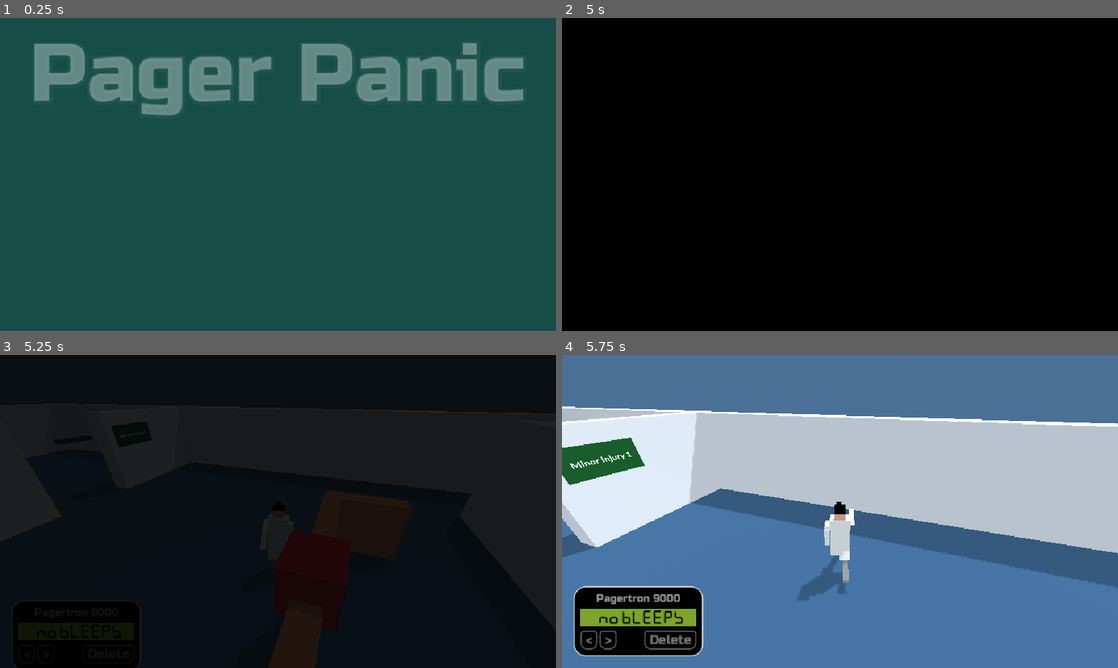
Above: before the commit, frames 1-4 (two rows, left to right).
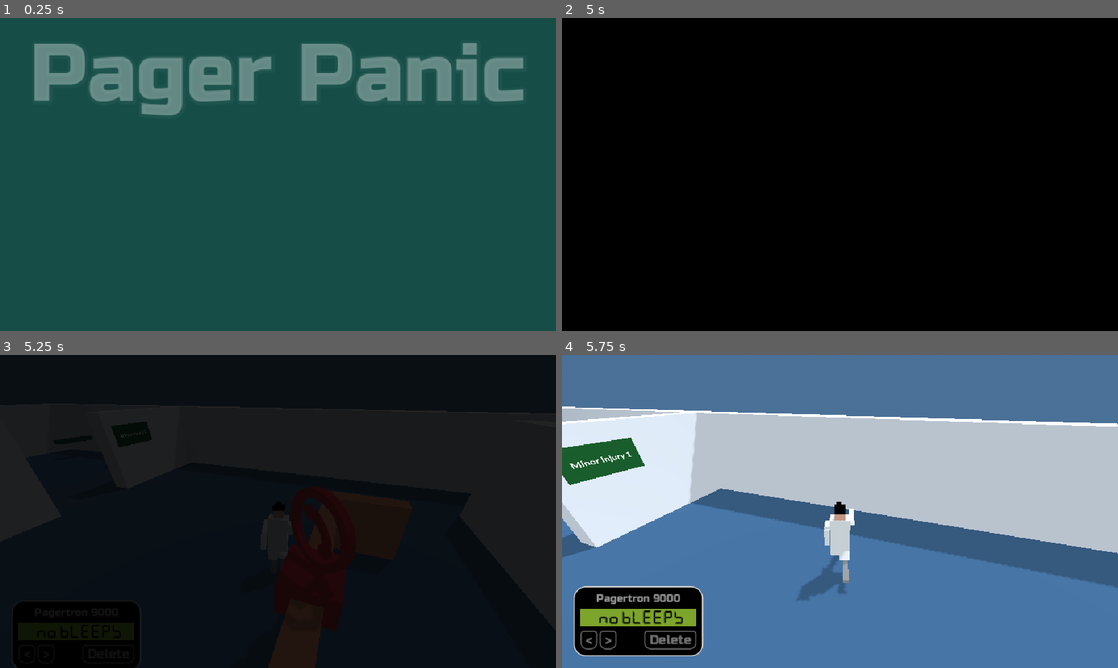
Above: after the commit, the same moments.

Repository: hawkstein/ludum-dare-60-old-tech
Game: Godot game, scene res://screens/main_menu.tscn
Same seed, same stepped clock (60 frames per second), same inputs: the game is played once before the commit and once after it.
Inputs (mouse positions are in pixels of both pictures, inside the frame that each line leads up to):
- Up to frame 1 (0.25 s): no input
- Up to frame 2 (5 s): tap Enter at 0.5 s; move the mouse to (962, 158) at 0.52 s; hold D (Right) 0.53-1.25 s; hold Space (Pager) 0.53-1.25 s; click (962, 158) at 0.67 s; click "Start" at 1.25 s; click "Play game" at 2 s; click "Play game" at 2.75 s; move the mouse to (728, 190) at 3.52 s; hold S (Down) 3.53-4.28 s; tap Space (Pager) at 3.6 s; move the mouse to (895, 105) at 4.27 s; hold D (Right) from 4.28 s (still down); hold Space (Pager) from 4.28 s (still down)
- Up to frame 3 (5.25 s): move the mouse to (272, 517) at 5.02 s; release D (Right) at 5.03 s; release Space (Pager) at 5.03 s; hold W (Up) from 5.03 s (still down); tap Space (Pager) at 5.1 s
- Up to frame 4 (5.75 s): keep holding W (Up)

Frames 1-2 are identical in both runs. In frame 3, 0.2% of the frame differs, in the area x 49-63%, y 41-74%; in frame 4, nothing differs.

Commit message:
add spinning phone mesh

Diff:
--- a/entities/phone.tscn
+++ b/entities/phone.tscn
@@ -1,12 +1,13 @@
 [gd_scene format=3 uid="uid://dggvfey44w4bn"]
 
 [ext_resource type="Script" uid="uid://dgmnj8e0lhs8f" path="res://entities/player_zone.gd" id="1_t5kw1"]
+[ext_resource type="Script" uid="uid://j2e64p4olet0" path="res://entities/phone_node.gd" id="2_lmsgd"]
 
 [sub_resource type="CylinderShape3D" id="CylinderShape3D_cd33c"]
 radius = 1.0
 
 [sub_resource type="BoxMesh" id="BoxMesh_cd33c"]
-size = Vector3(0.8, 0.8, 0.8)
+size = Vector3(0.8, 0.5280029, 0.8)
 
 [sub_resource type="StandardMaterial3D" id="StandardMaterial3D_jsgin"]
 albedo_color = Color(0.92941177, 0.23529412, 0.28235295, 1)
@@ -19,6 +20,26 @@
 shape = SubResource("CylinderShape3D_cd33c")
 
 [node name="MeshInstance3D" type="MeshInstance3D" parent="." unique_id=739552479]
-transform = Transform3D(1, 0, 0, 0, 1, 0, 0, 0, 1, 0, 0.5, 0)
+transform = Transform3D(1, 0, 0, 0, 1, 0, 0, 0, 1, 0, 0.36400148, 0)
 mesh = SubResource("BoxMesh_cd33c")
 surface_material_override/0 = SubResource("StandardMaterial3D_jsgin")
+
+[node name="PhoneNode" type="Node3D" parent="." unique_id=1953788118]
+transform = Transform3D(1, 0, 0, 0, 1, 0, 0, 0, 1, 0, 1.2434037, 0)
+script = ExtResource("2_lmsgd")
+
+[node name="CSGCombiner3D" type="CSGCombiner3D" parent="PhoneNode" unique_id=1748116632]
+
+[node name="CSGPolygon3D" type="CSGPolygon3D" parent="PhoneNode/CSGCombiner3D" unique_id=1210120026]
+transform = Transform3D(-4.371139e-08, -1, 0, 1, -4.371139e-08, 0, 0, 0, 1, 0, 0, 0)
+polygon = PackedVector2Array(0.4, -0.05, 0.5, -0.05, 0.5, 0.05, 0.4, 0.05)
+mode = 1
+spin_degrees = 360.0
+spin_sides = 32
+material = SubResource("StandardMaterial3D_jsgin")
+
+[node name="CSGPolygon3D2" type="CSGPolygon3D" parent="PhoneNode/CSGCombiner3D" unique_id=252757788]
+transform = Transform3D(-3.715468e-08, 0, 0.85, 0, 0.85, 0, -0.85, 0, -3.715468e-08, 0, -0.51929724, 0.32940608)
+polygon = PackedVector2Array(0.13611412, 0.62872946, 0.23290956, 0.7586391, 0.4214059, 0.8834541, 0.5513154, 0.9191158, 0.6175438, 0.9089267, 0.6633941, 0.87581253, 0.6710361, 0.8401511, 0.54876816, 0.7255249, 0.5080122, 0.72297764, 0.45706737, 0.7586391, 0.32970488, 0.7000524, 0.2736653, 0.6465602, 0.21253169, 0.5064616, 0.2838546, 0.45042217, 0.29149616, 0.39183545, 0.17687011, 0.28485107, 0.085169196, 0.34343767, 0.08771646, 0.48608363)
+depth = 0.06
+material = SubResource("StandardMaterial3D_jsgin")
--- /dev/null
+++ b/entities/phone_node.gd
@@ -0,0 +1,6 @@
+extends Node3D
+
+@export var spin_speed := 1.5  # rad/s
+
+func _process(delta: float) -> void:
+	rotate_y(spin_speed * delta)
Not shown, added: entities/phone_node.gd.uid
